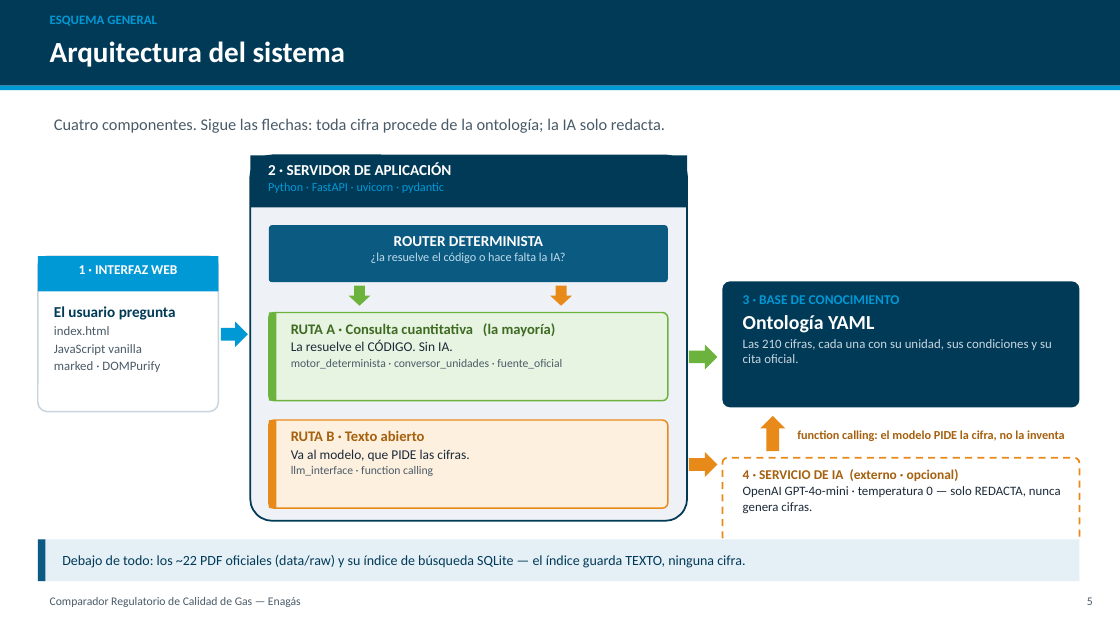
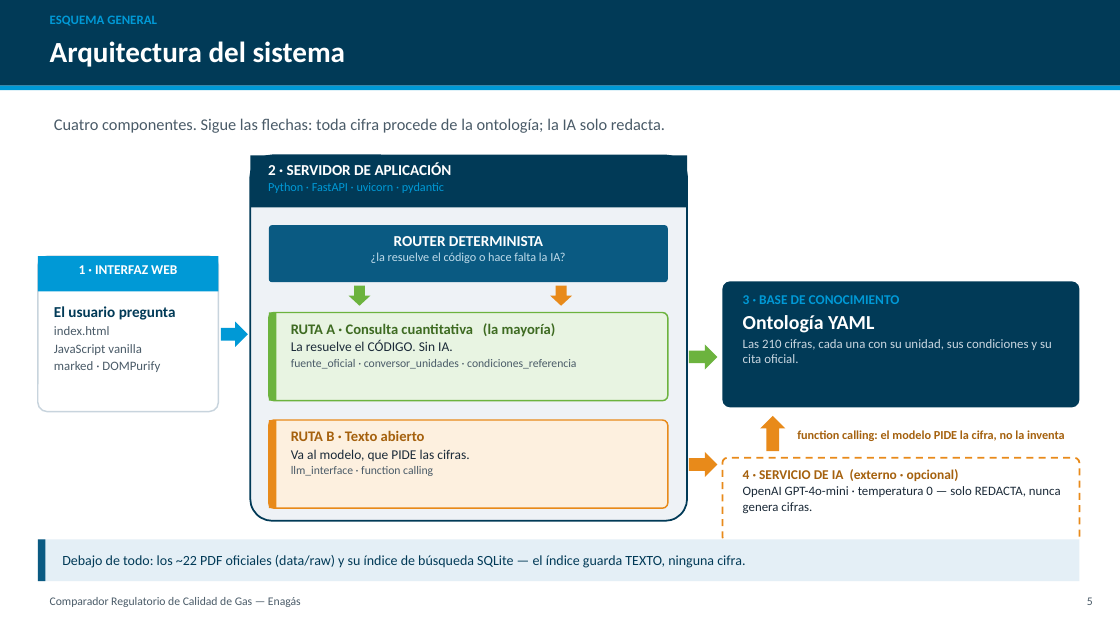
Before and after one commit to CarlosOlivaZurdo/ENAG-S_G1, a slide deck: slide 6 of docs/Presentacion_Comparador_Gas.pptx. Drawn at 1120x630 pixels with LibreOffice and Linux fonts; fonts in the diff are those of the drawing. Boxes give left, top, right and bottom in pixels: in the first picture for what was removed or moved away, otherwise in the second. Text is boxed around its words. In the diff, an @@ line names an element or a change of style, - is before the commit and + after.

```diff
--- a/docs/Presentacion_Comparador_Gas.pptx
+++ b/docs/Presentacion_Comparador_Gas.pptx
@@ text at [291, 359, 576, 369]: text changed @@
-motor_determinista · conversor_unidades · fuente_oficial
+fuente_oficial · conversor_unidades · condiciones_referencia
```
Also in this commit, not shown: 1 other file.
